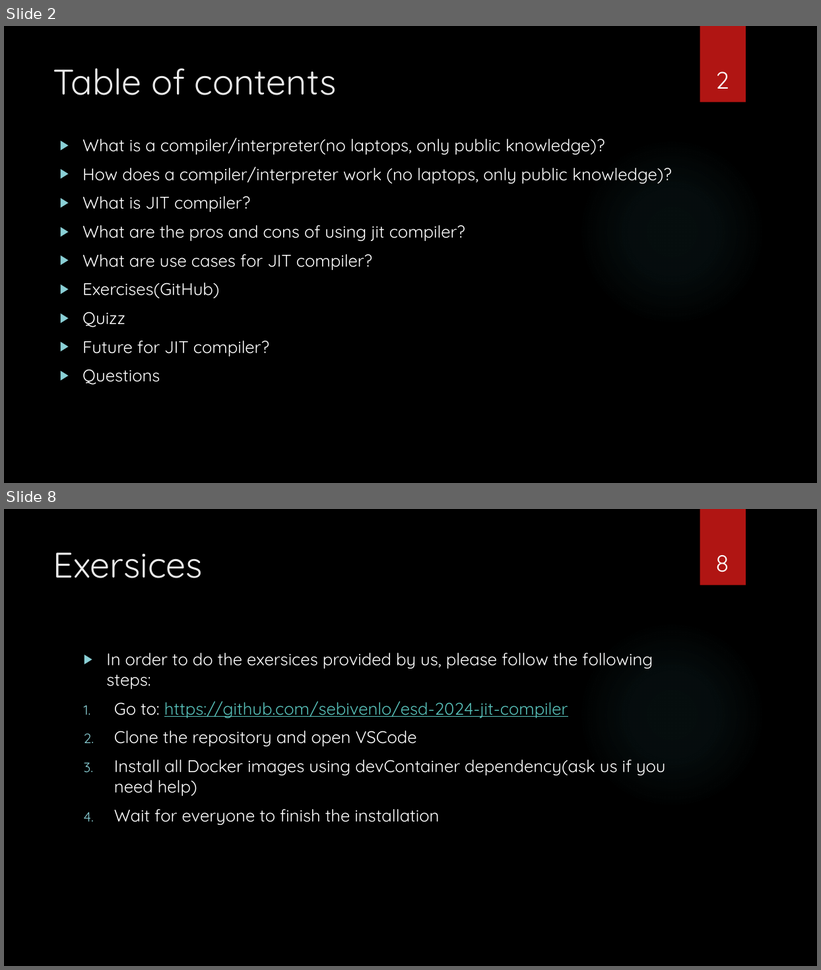
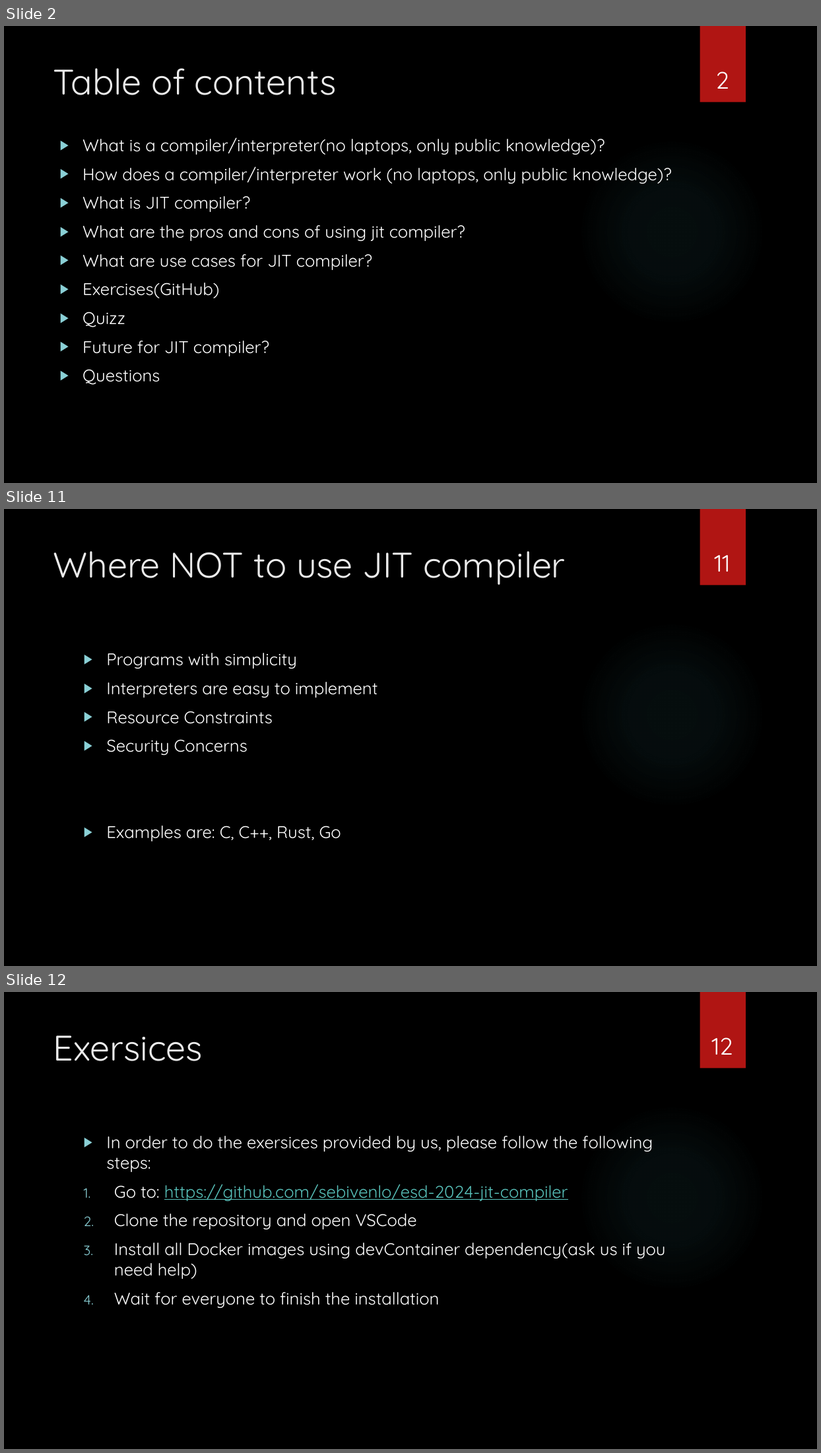
Before and after one commit to sebivenlo/esd-2024-jit-compiler, a slide deck: documents/presentation/presentation jit compiler.pptx. Shown one above the other, each under a label of ours: slides 2 and 8 before the commit, slides 2, 11 and 12 after it; the slides between them are not shown. The pictures are 821x970 and 821x1453 pixels, drawn with LibreOffice and Linux fonts; fonts in the diff are those of the drawing; background and template pictures are left out. Boxes give left, top, right and bottom in pixels: in the first picture for what was removed or moved away, otherwise in the second. Text is boxed around its words. In the diff, an @@ line names an element or a change of style, - is before the commit and + after.

```diff
--- a/documents/presentation/presentation jit compiler.pptx
+++ b/documents/presentation/presentation jit compiler.pptx
@@ slide 11 added at <box>4,509,817,966</box>, background picture (left out); not listed: 2 template elements that a slide beside it also shows @@
@@ title added at <box>54,551,566,585</box>, 42 pt, text #EBEBEB @@
+Where NOT to use JIT compiler
@@ page number added at <box>714,555,730,572</box>, 28 pt, text #FFFFFF @@
+11
@@ text added at <box>106,653,378,842</box>, 20 pt, text #FFFFFF @@
+▶ Programs with simplicity
+▶ Interpreters are easy to implement
+▶ Resource Constraints
+▶ Security Concerns
+▶ Examples are: C, C++, Rust, Go
@@ what was slide 8 is now slide 12 @@
@@ page number at <box>712,1038,733,1055</box>: text changed @@
-8
+12
```
Also in this commit, not shown: 7 slides changed, 3 other slides added, 4 other files.
